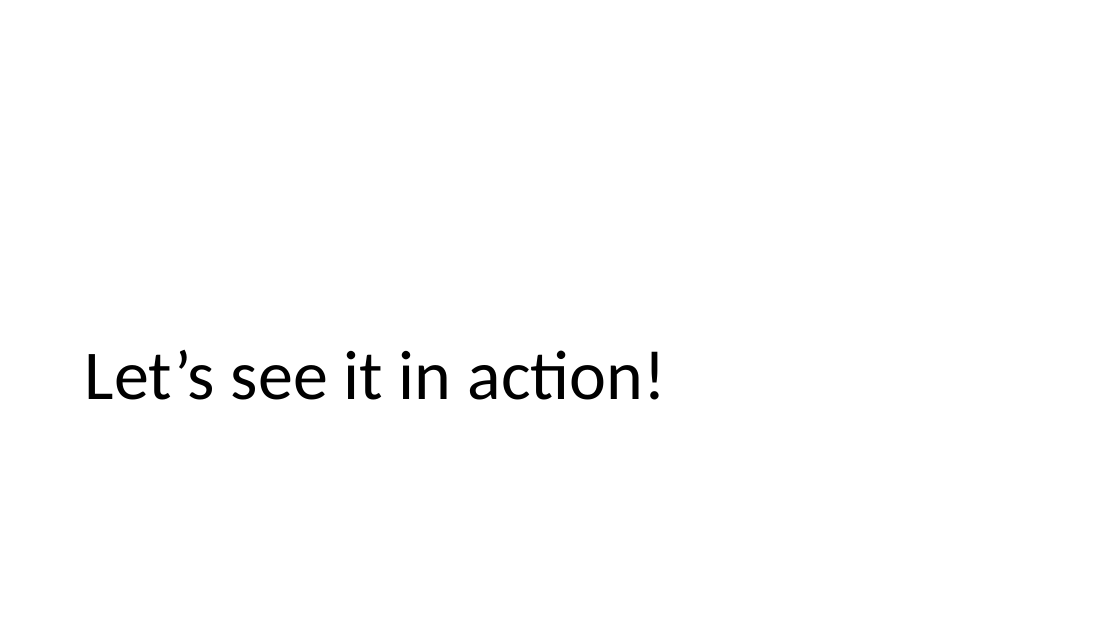
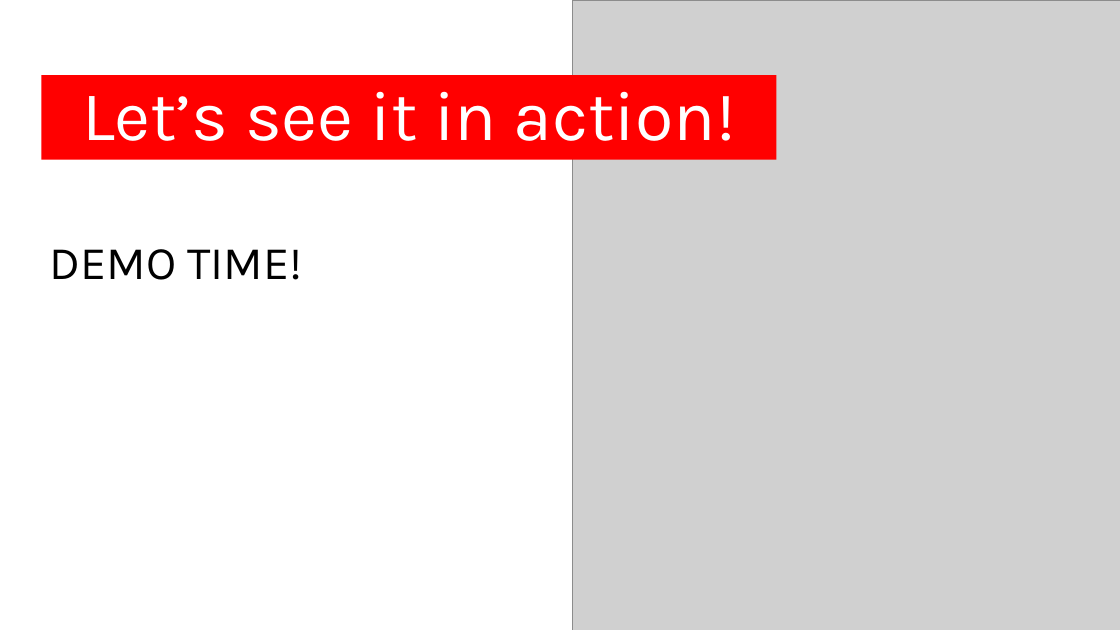
Before and after one commit to cabarney/dev-containers, a slide deck: slide 6 of Press Button, Get Development Environment.pptx. Drawn at 1120x630 pixels with LibreOffice and Linux fonts; fonts in the diff are those of the drawing; grey boxes stand for pictures. Boxes give left, top, right and bottom in pixels: in the first picture for what was removed or moved away, otherwise in the second. Text is boxed around its words. In the diff, an @@ line names an element or a change of style, - is before the commit and + after.

```diff
--- a/Press Button, Get Development Environment.pptx
+++ b/Press Button, Get Development Environment.pptx
@@ picture added at (572,0,1120,630) @@
@@ title "Let’s see it in action!": place and size @@
-title "Let’s see it in action!" at (85,349,665,400)
+title "Let’s see it in action!" at (41,75,776,160)
@@ title "Let’s see it in action!" at (41,75,776,160): font Calibri to Karla, text colour #000000 to #FFFFFF; alignment left to centre; fill none to #FF0000 @@
@@ text added at (50,249,302,280), 40 pt, text #000000 @@
+DEMO TIME!
```
Also in this commit, not shown: 4 other slides changed, 2 slides added, 1 slide removed, 1 other file.
